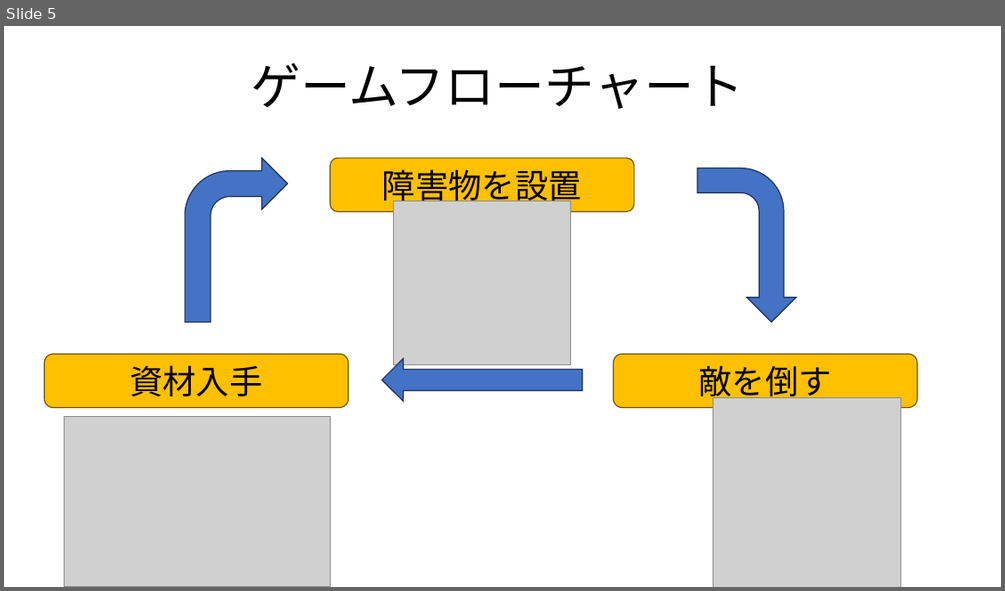
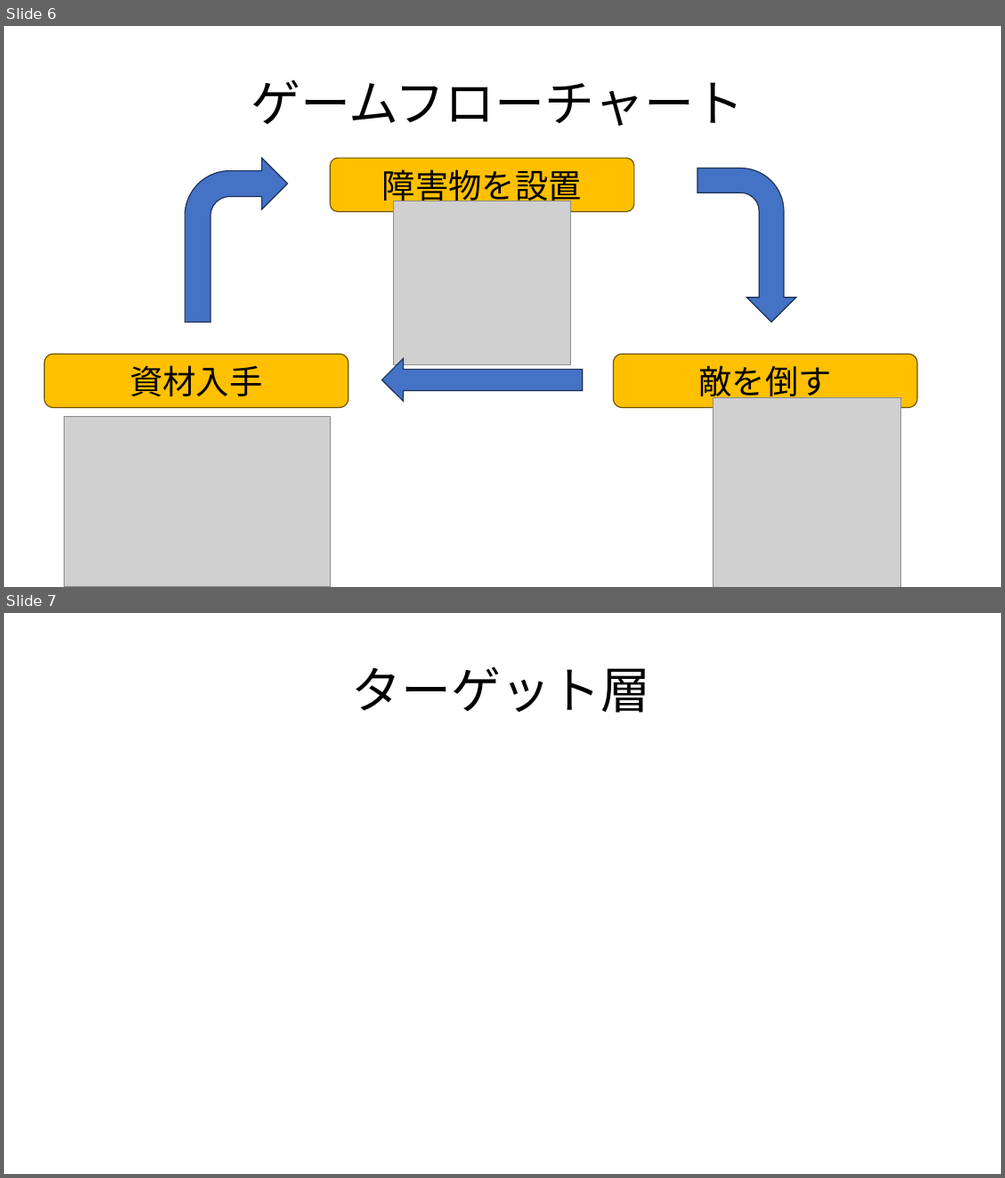
Before and after one commit to sayudesu/ToD, a slide deck: _Proposal/TowerOfDefense.pptx. Shown one above the other, each under a label of ours: slide 5 before the commit, slides 6 and 7 after it. The pictures are 1005x591 and 1005x1178 pixels, drawn with LibreOffice and Linux fonts; fonts in the diff are those of the drawing; grey boxes stand for pictures; background and template pictures are left out. Boxes give left, top, right and bottom in pixels: in the first picture for what was removed or moved away, otherwise in the second. Text is boxed around its words. In the diff, an @@ line names an element or a change of style, - is before the commit and + after.

```diff
--- a/_Proposal/TowerOfDefense.pptx
+++ b/_Proposal/TowerOfDefense.pptx
@@ slide 7 added at <box>4,613,1001,1174</box>, background picture (left out) @@
@@ text added at <box>351,666,650,713</box>, 48 pt, text #000000 @@
+ターゲット層
@@ what was slide 5 is now slide 6 @@
@@ slide 6 changed as well @@
@@ text "ゲームフローチャート": place and size @@
-text "ゲームフローチャート" at <box>251,62,744,109</box>
+text "ゲームフローチャート" at <box>251,79,744,126</box>
```
Also in this commit, not shown: 4 other slides changed, 3 other slides added, 1 other file.
